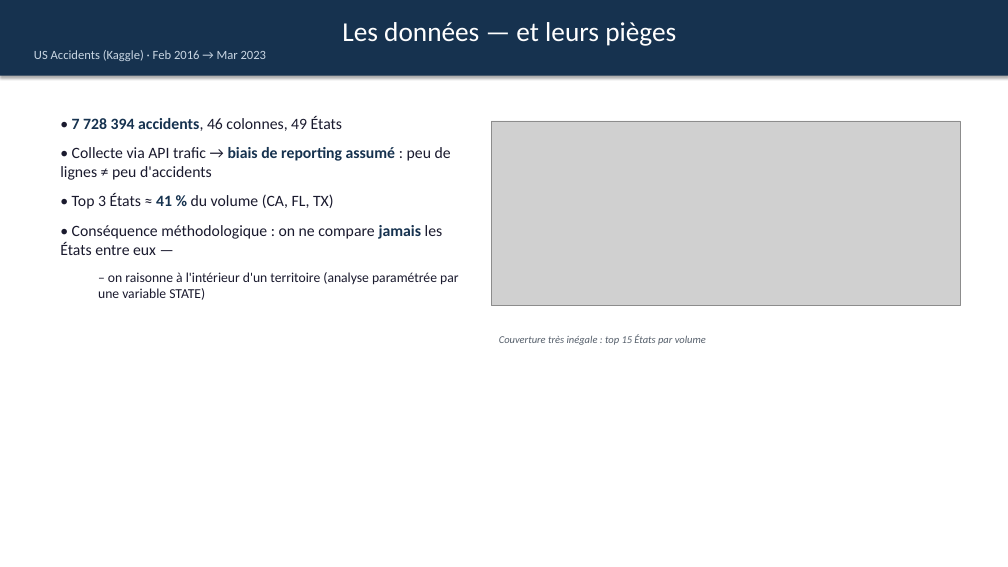
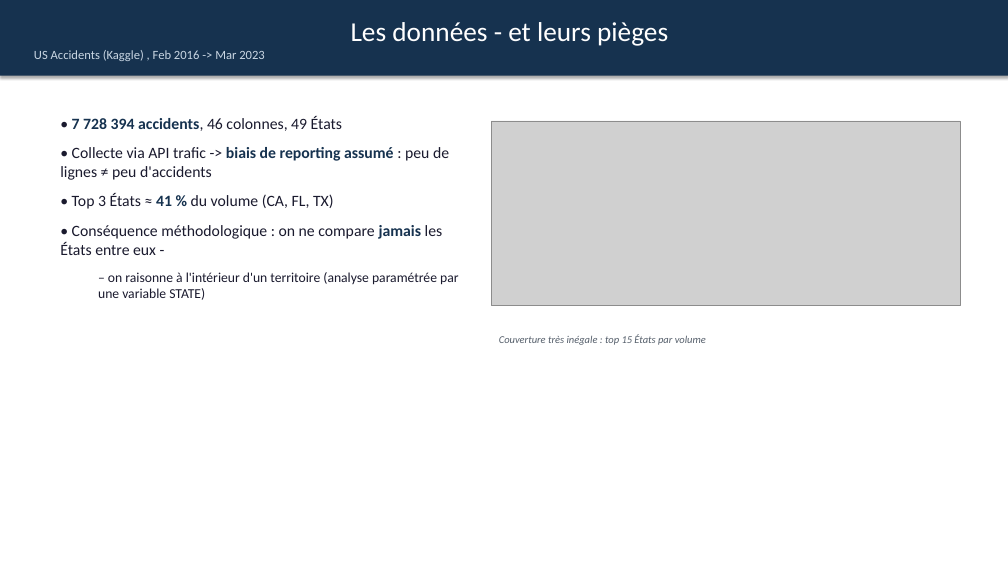
Before and after one commit to SabaMG/xploring, a slide deck: slide 3 of presentation/presentation_finale.pptx. Drawn at 1008x567 pixels with LibreOffice and Linux fonts; fonts in the diff are those of the drawing; grey boxes stand for pictures. Boxes give left, top, right and bottom in pixels: in the first picture for what was removed or moved away, otherwise in the second. Text is boxed around its words. In the diff, an @@ line names an element or a change of style, - is before the commit and + after.

```diff
--- a/presentation/presentation_finale.pptx
+++ b/presentation/presentation_finale.pptx
@@ text in rectangle at bbox=[34, 50, 265, 61]: text changed @@
-Les données — et leurs pièges
-US Accidents (Kaggle) · Feb 2016 → Mar 2023
+Les données - et leurs pièges
+US Accidents (Kaggle) , Feb 2016 -> Mar 2023
@@ text at bbox=[60, 147, 449, 180]: text changed @@
-• Collecte via API trafic → biais de reporting assumé : peu de lignes ≠ peu d'accidents
+• Collecte via API trafic -> biais de reporting assumé : peu de lignes ≠ peu d'accidents
@@ text at bbox=[60, 225, 443, 255]: text changed @@
-• Conséquence méthodologique : on ne compare jamais les États entre eux —
+• Conséquence méthodologique : on ne compare jamais les États entre eux -
```
Also in this commit, not shown: 18 other slides changed, 17 other files.
